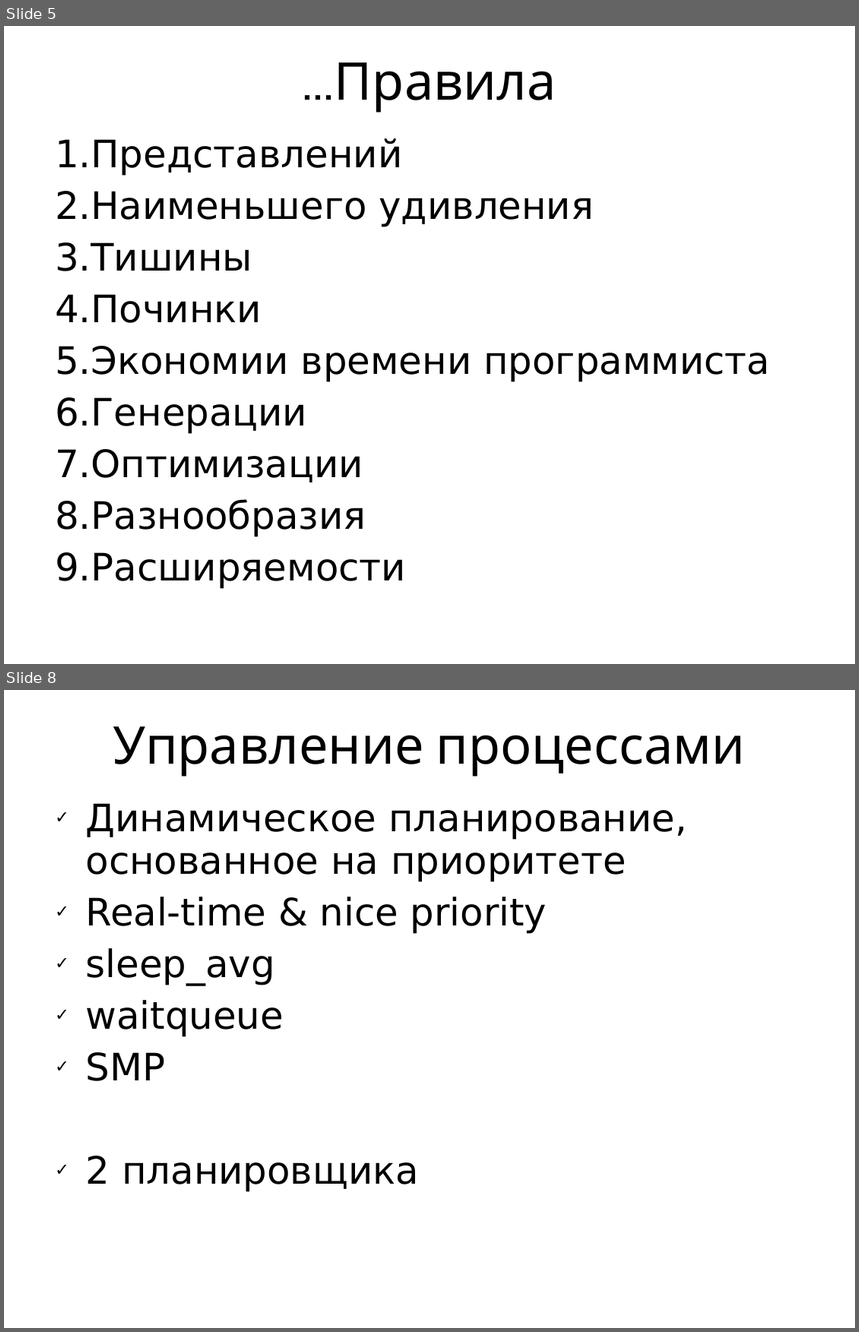
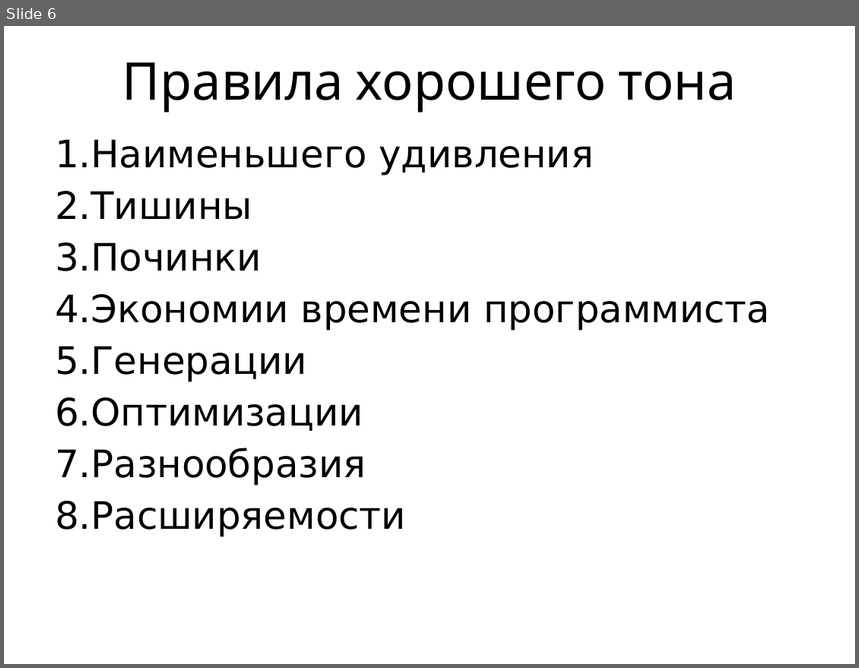
Before and after one commit to vseloved/kpi-spos, a slide deck: lec/11-unix/unix.ppt. Shown one above the other, each under a label of ours: slides 5 and 8 before the commit, slide 6 after it; the slides between them are not shown. The pictures are 859x1332 and 859x668 pixels, drawn with LibreOffice and Linux fonts; fonts in the diff are those of the drawing. Boxes give left, top, right and bottom in pixels: in the first picture for what was removed or moved away, otherwise in the second. Text is boxed around its words. In the diff, an @@ line names an element or a change of style, - is before the commit and + after.

```diff
--- a/lec/11-unix/unix.ppt
+++ b/lec/11-unix/unix.ppt
@@ slide 8 removed at (4, 690, 855, 1328), background #FFFFFF @@
@@ title removed at (113, 726, 745, 777) @@
-Управление процессами
@@ text removed at (86, 803, 687, 1192) @@
-✓ Динамическое планирование, основанное на приоритете
-✓ Real-time & nice priority
-✓ sleep_avg
-✓ waitqueue
-✓ SMP
-✓ 2 планировщика
@@ what was slide 5 is now slide 6 @@
@@ slide 6 changed as well @@
@@ title at (122, 62, 736, 113): text changed @@
-...Правила
+Правила хорошего тона
@@ text at (55, 138, 402, 176): paragraph removed @@
-1. Представлений
```
Also in this commit, not shown: 3 other slides changed, 3 slides added, 6 other slides removed, 56 other files.
